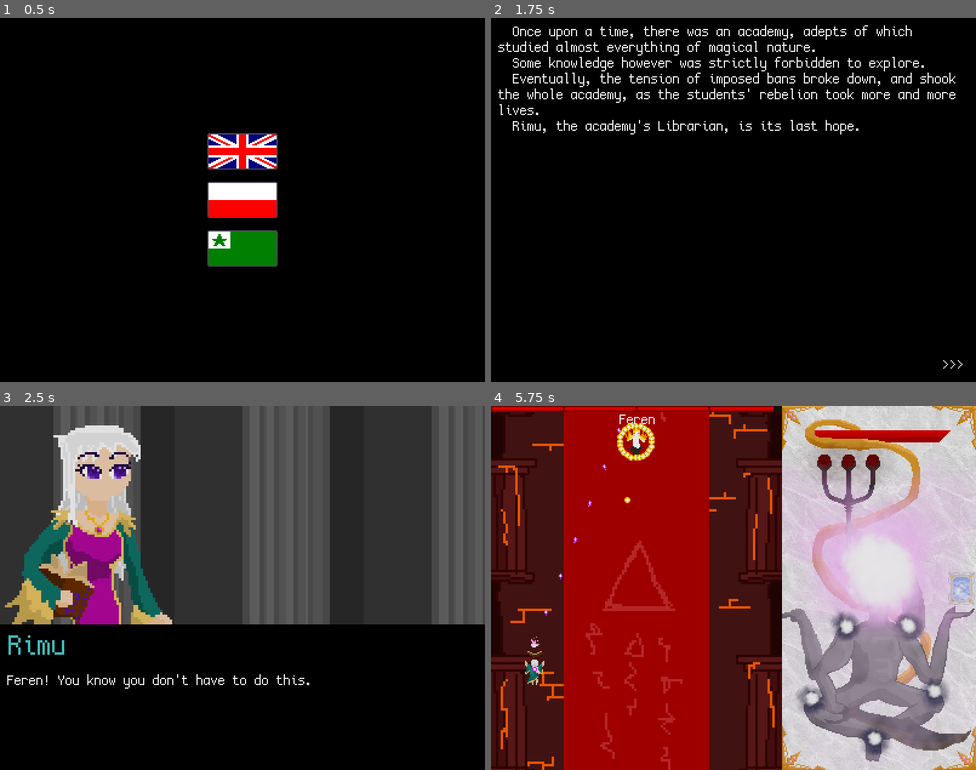
Above: before the commit, frames 1-4 (two rows, left to right).
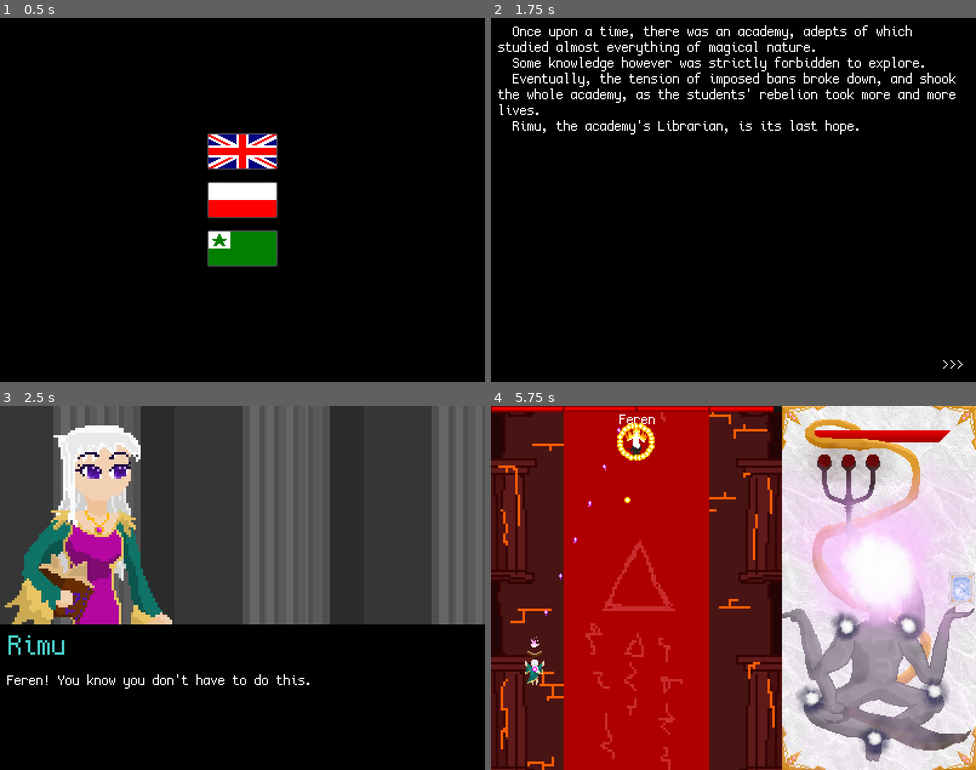
Above: after the commit, the same moments.

Repository: Voltinus/rimu
Game: Godot game, scene res://levels/LanguageSelector/LanguageSelector.tscn
Same seed, same stepped clock (60 frames per second), same inputs: the game is played once before the commit and once after it.
Inputs (mouse positions are in pixels of both pictures, inside the frame that each line leads up to):
- Up to frame 1 (0.5 s): no input
- Up to frame 2 (1.75 s): click (733, 152) at 0.5 s; click "New game" at 1.25 s
- Up to frame 3 (2.5 s): tap Enter (dialogue_skip) at 2 s; move the mouse to (349, 569) at 2.02 s; hold D (move_right) from 2.03 s (still down); tap E (use_book) at 2.1 s; click (349, 569) at 2.17 s
- Up to frame 4 (5.75 s): tap Space at 2.75, 4.25 s; move the mouse to (636, 606) at 2.77 s; release D (move_right) at 2.78 s; hold S (move_down) 2.78-3.53 s; tap E (use_book) every 0.75 s from 2.85 to 5.1 s; tap Enter (dialogue_skip) at 3.5 s; move the mouse to (782, 507) at 3.52 s; hold D (move_right) 3.53-4.28 s; move the mouse to (709, 660) at 4.27 s; hold W (move_up) 4.28-5.03 s; click (709, 660) at 4.42 s; move the mouse to (879, 642) at 5.02 s; hold A (move_left) from 5.03 s (still down)

Frame 1 is identical in both runs. In frame 2, 3.4% of the frame differs, in the area x 1-98%, y 2-97%; in frame 3, 1.3%; in frame 4, 6.9%, in the area x 0-100%, y 0-100%.

Commit message:
Some typing improvements

Diff:
--- a/actors/Enemy/Enemy.gd
+++ b/actors/Enemy/Enemy.gd
@@ -153,7 +153,7 @@
 		return
 
 	var node = EnemyBullet.instance()
-	var vel = ((get_node('../Player') as Player).position - position).normalized()
+	var vel = ((get_node('../Player') as Node2D).position - position).normalized()
 	node.init(vel, position, _element)
 	$'../Bullets'.add_child(node)
 
--- a/actors/Player/Player.gd
+++ b/actors/Player/Player.gd
@@ -77,14 +77,14 @@
 						for _j in range(5):
 							for i in range(24):
 								var d = 0
-								var node: = Bullet.instance()
+								var node : PlayerBullet = Bullet.instance()
 								var vel: Vector2 = Vector2(sin((i/24.0)*TAU + d), cos((i/24.0)*TAU + d))
 								(node as PlayerBullet).init(vel, position, "round")
 								get_parent().add_child(node)
 							yield(get_tree().create_timer(0.15), 'timeout')
 						yield(get_tree().create_timer(0.5), 'timeout')
 				'water':
-					hp = min(int(hp) + 7, MAX_HP)
+					hp = int(min(hp + 7, MAX_HP))
 					emit_signal('hp_changed', float(hp)/MAX_HP)
 				'earth':
 					immortal = true
@@ -95,7 +95,7 @@
 					yield(get_tree().create_timer(5), 'timeout')
 					($ShootTimer as Timer).wait_time *= 2
 				'dark':
-					($'../Enemy').set_darkness()
+					($'../Enemy' as Enemy).set_darkness()
 				'white':
 					Global.bullets_avoid_player = true
 					yield(get_tree().create_timer(5), 'timeout')
--- a/actors/Player/Player.tscn
+++ b/actors/Player/Player.tscn
@@ -126,6 +126,5 @@
 [node name="Shield" type="AnimatedSprite" parent="."]
 visible = false
 frames = SubResource( 15 )
-frame = 4
 playing = true
 [connection signal="timeout" from="ShootTimer" to="." method="_on_ShootTimer_timeout"]
--- a/misc/Transition/Transition.gd
+++ b/misc/Transition/Transition.gd
@@ -10,7 +10,7 @@
 	color_rect.color = Color(0, 0, 0, 0)
 
 	for i in range(10):
-		color_rect.color = Color(0, 0, 0, i/10.0)
+		color_rect.color = Color(0, 0, 0, i/9.0)
 		yield(get_tree().create_timer(0.01), "timeout")
 
 	if get_tree().change_scene("res://levels/%s/%s.tscn" % [scn, scn]) != OK:
@@ -21,7 +21,7 @@
 	color_rect.color = Color(0, 0, 0, 1)
 
 	for i in range(10):
-		color_rect.color = Color(0, 0, 0, 1 - i/10.0)
+		color_rect.color = Color(0, 0, 0, 1 - i/9.0)
 		yield(get_tree().create_timer(0.01), "timeout")
 
 	get_tree().paused = false
--- a/objects/Book/Book.gd
+++ b/objects/Book/Book.gd
@@ -33,6 +33,6 @@
 
 func _on_Book_body_entered(body: Node2D):
 	if body.name == 'Player':
-		(get_tree().get_nodes_in_group('book_slot')[0] as AnimatedSprite).play(_type)
+		get_tree().get_nodes_in_group('book_slot')[0].play(_type)
 		Global.player_book = _type
 		self.queue_free()
--- a/objects/EnemyBullet/EnemyBullet.gd
+++ b/objects/EnemyBullet/EnemyBullet.gd
@@ -11,7 +11,7 @@
 
 
 func init(vel: Vector2, pos: Vector2, elem: String) -> void:
-	factor = vel.length()
+	factor = int(vel.length())
 	if factor == 0: factor = 1
 	velocity = vel.normalized()
 	position = pos
@@ -37,9 +37,9 @@
 		self.queue_free()
 
 
-func _on_EnemyBullet_body_entered(body: Node) -> void:
+func _on_EnemyBullet_body_entered(body) -> void:
 	if body.has_method("hit"):
-		(body as Player).hit(1)
+		body.hit(1)
 		self.queue_free()
 
 
--- a/objects/LavaWalls/LavaWalls.gd
+++ b/objects/LavaWalls/LavaWalls.gd
@@ -2,8 +2,8 @@
 class_name LavaWalls
 
 
-var counter = 0
-var delay = 0.5
+var counter := 0
+var delay := 0.5
 
 
 func _ready():
--- a/objects/PlayerBullet/PlayerBullet.gd
+++ b/objects/PlayerBullet/PlayerBullet.gd
@@ -1,8 +1,8 @@
 extends Area2D
 class_name PlayerBullet
 
-var _SPEED = 300
-var velocity = Vector2()
+var _SPEED := 300
+var velocity := Vector2()
 var bullet_type: String
 
 
--- a/templates/Level/GUI.gd
+++ b/templates/Level/GUI.gd
@@ -31,9 +31,9 @@
 func update_player_stats(hp_left: float, hp_runes: int = 0, attack_runes: int = 0) -> void:
 	($PlayerStats/HP/HPBar as TextureProgress).value = int(hp_left * 100)
 	for i in range(3):
-		$PlayerStats/HPRunes.get_node('Rune' + str(i+1)).visible = i < hp_runes
+		($PlayerStats/HPRunes.get_node('Rune' + str(i+1)) as TextureRect).visible = i < hp_runes
 	for i in range(5):
-		$PlayerStats/AttackRunes.get_node('Rune' + str(i+1)).visible = i < attack_runes
+		($PlayerStats/AttackRunes.get_node('Rune' + str(i+1)) as TextureRect).visible = i < attack_runes
 
 
 func _on_Player_stats_changed(hp_left, hp_runes, attack_runes):
--- a/templates/Level/Level.gd
+++ b/templates/Level/Level.gd
@@ -15,7 +15,7 @@
 	($Game/Enemy as Enemy).init(elem)
 
 	if Global.player_book != '':
-		(get_tree().get_nodes_in_group('book_slot')[0] as AnimatedSprite).play(Global.player_book)
+		get_tree().get_nodes_in_group('book_slot')[0].play(Global.player_book)
 
 
 func _scroll_fall(node: Scroll):
@@ -55,4 +55,4 @@
 
 
 func _on_Player_stats_changed(hp_left: float, hp_runes: int, attack_runes: int):
-	($GUI as GUI).update_player_stats(hp_left)
+	($GUI as GUI).update_player_stats(hp_left, hp_runes, attack_runes)
Not shown, added: _todo/.gdignore
